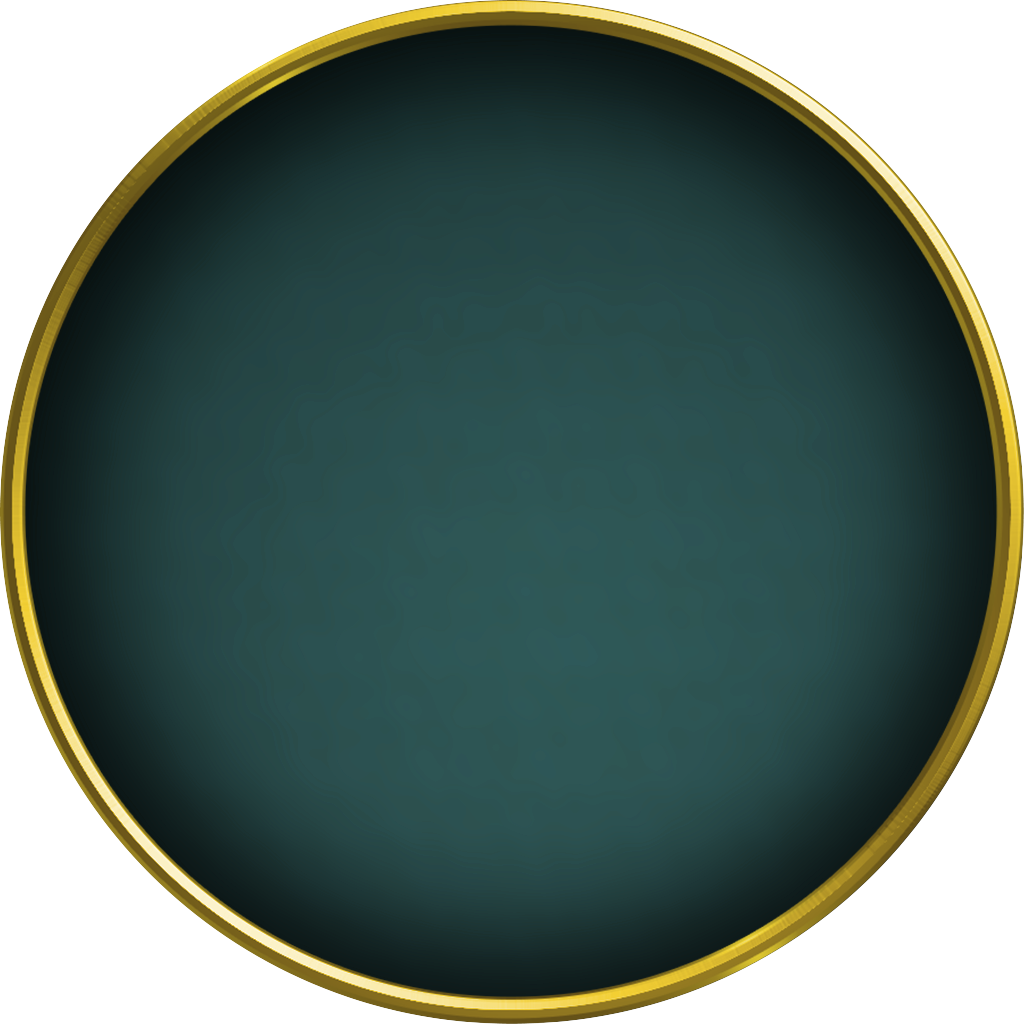
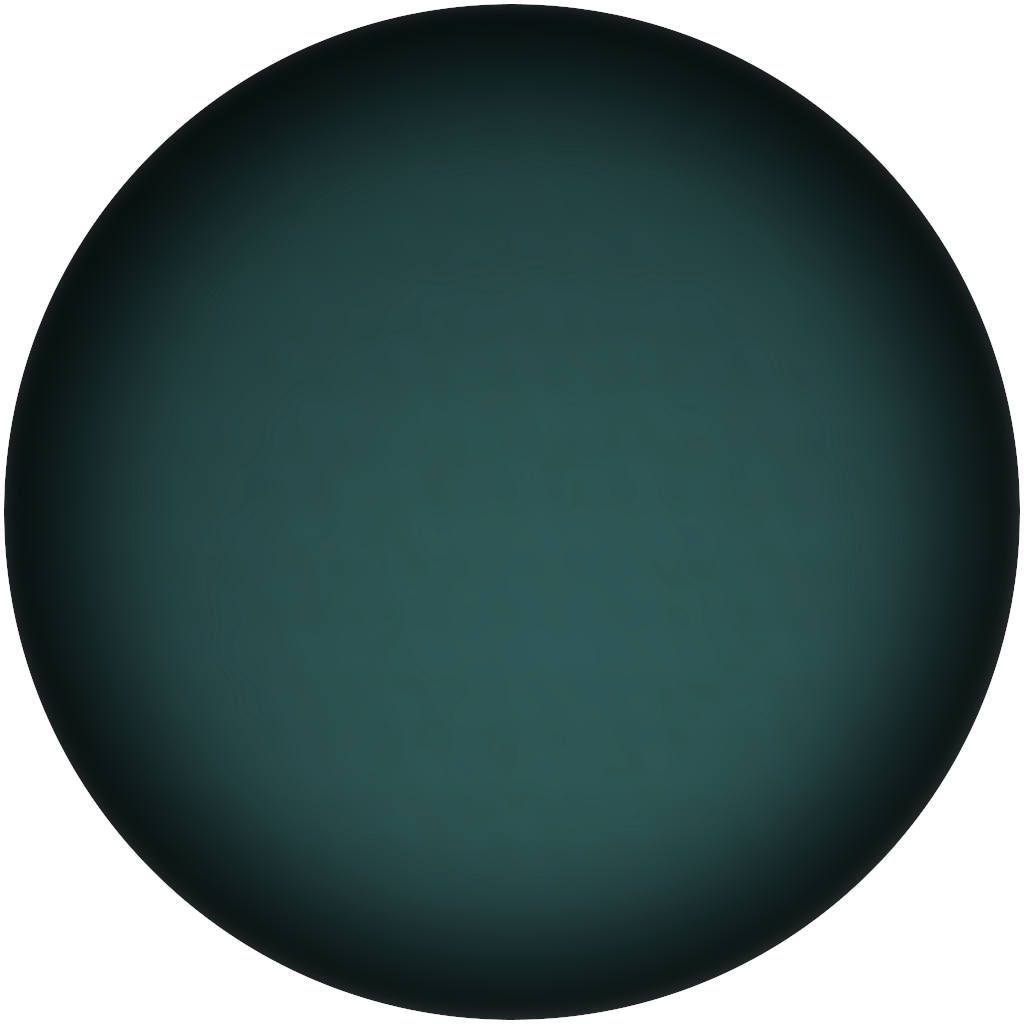
Layer changes from the first 1024x1024 image to the second:
hid "Ellipse 1 copy 2" over bbox(0, 0, 1024, 1024)